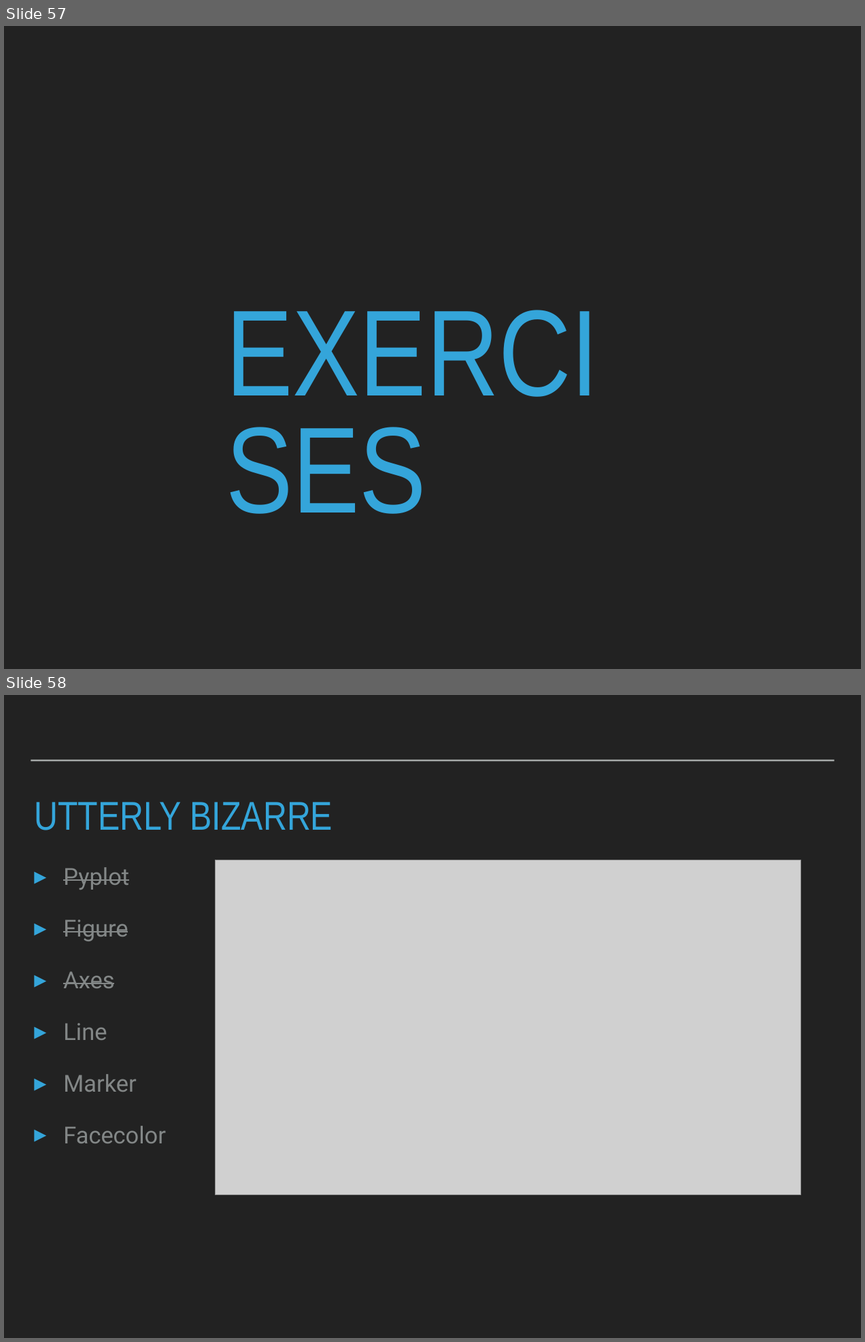
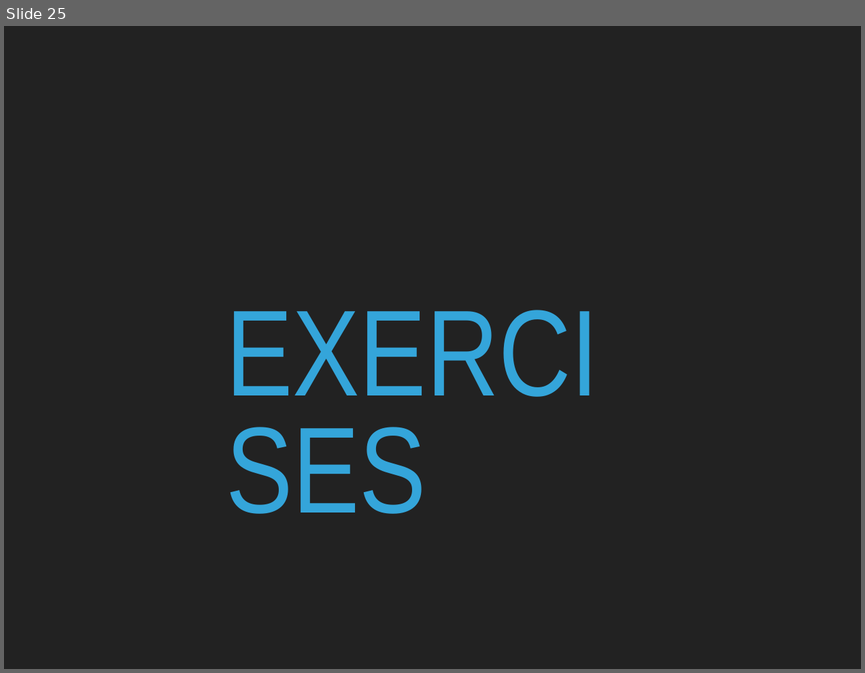
Before and after one commit to robcarrington/python-for-data-science, a slide deck: Session8/Session8_Slides.pptx. Shown one above the other, each under a label of ours: slides 57 and 58 before the commit, slide 25 after it. The pictures are 865x1342 and 865x673 pixels, drawn with LibreOffice and Linux fonts; fonts in the diff are those of the drawing; grey boxes stand for pictures. Boxes give left, top, right and bottom in pixels: in the first picture for what was removed or moved away, otherwise in the second. Text is boxed around its words. In the diff, an @@ line names an element or a change of style, - is before the commit and + after.

```diff
--- a/Session8/Session8_Slides.pptx
+++ b/Session8/Session8_Slides.pptx
@@ slide 58 removed at [4,695,861,1338], background #222222 @@
@@ line removed from (31, 761) to (834, 761) @@
@@ title removed at [34,802,333,830] @@
-UTTERLY BIZARRE
@@ text removed at [63,867,166,1143] @@
-▸ Pyplot
-▸ Figure
-▸ Axes
-▸ Line
-▸ Marker
-▸ Facecolor
@@ picture removed at [215,860,800,1195] @@
@@ what was slide 57 is now slide 25 @@
```
Also in this commit, not shown: 4 slides changed, 9 slides added, 46 other slides removed, 3 other files.
